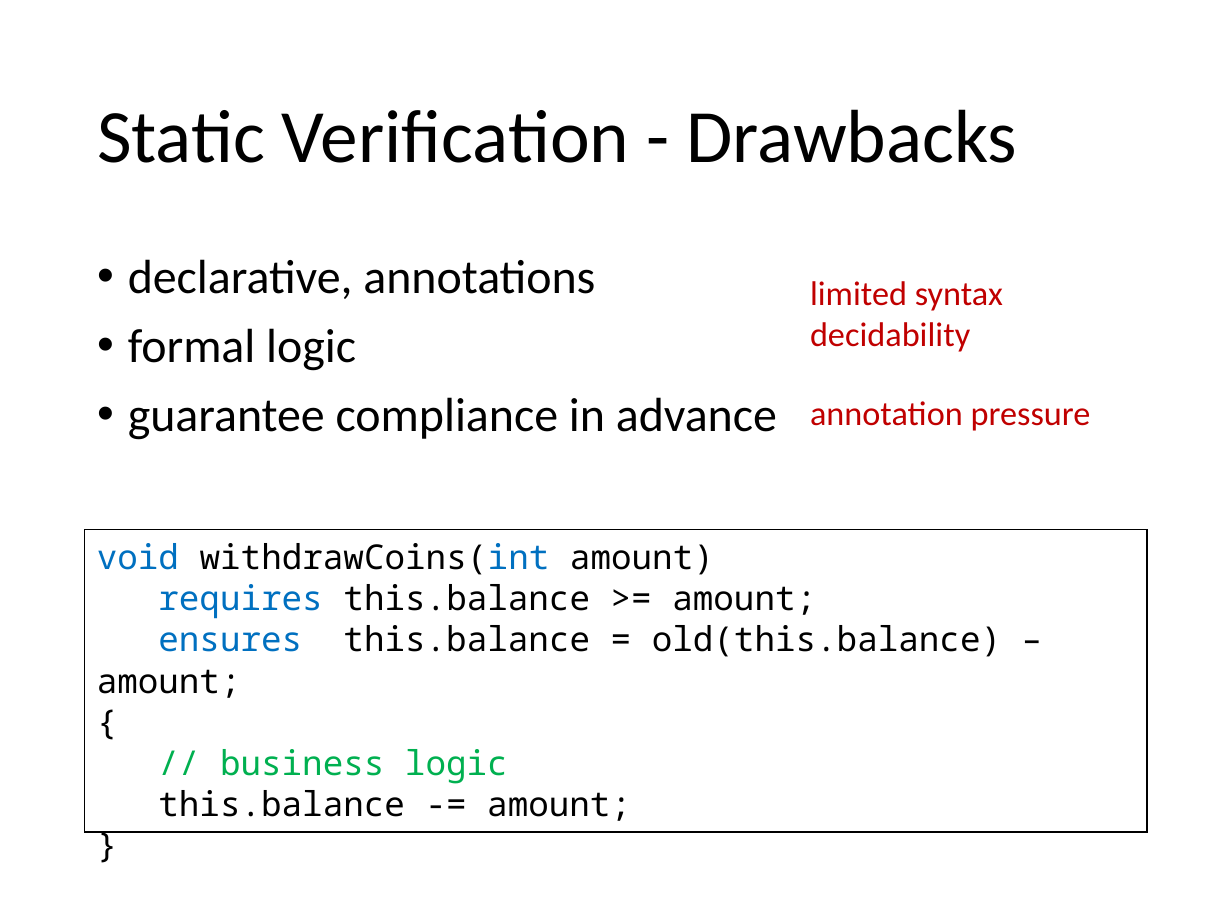
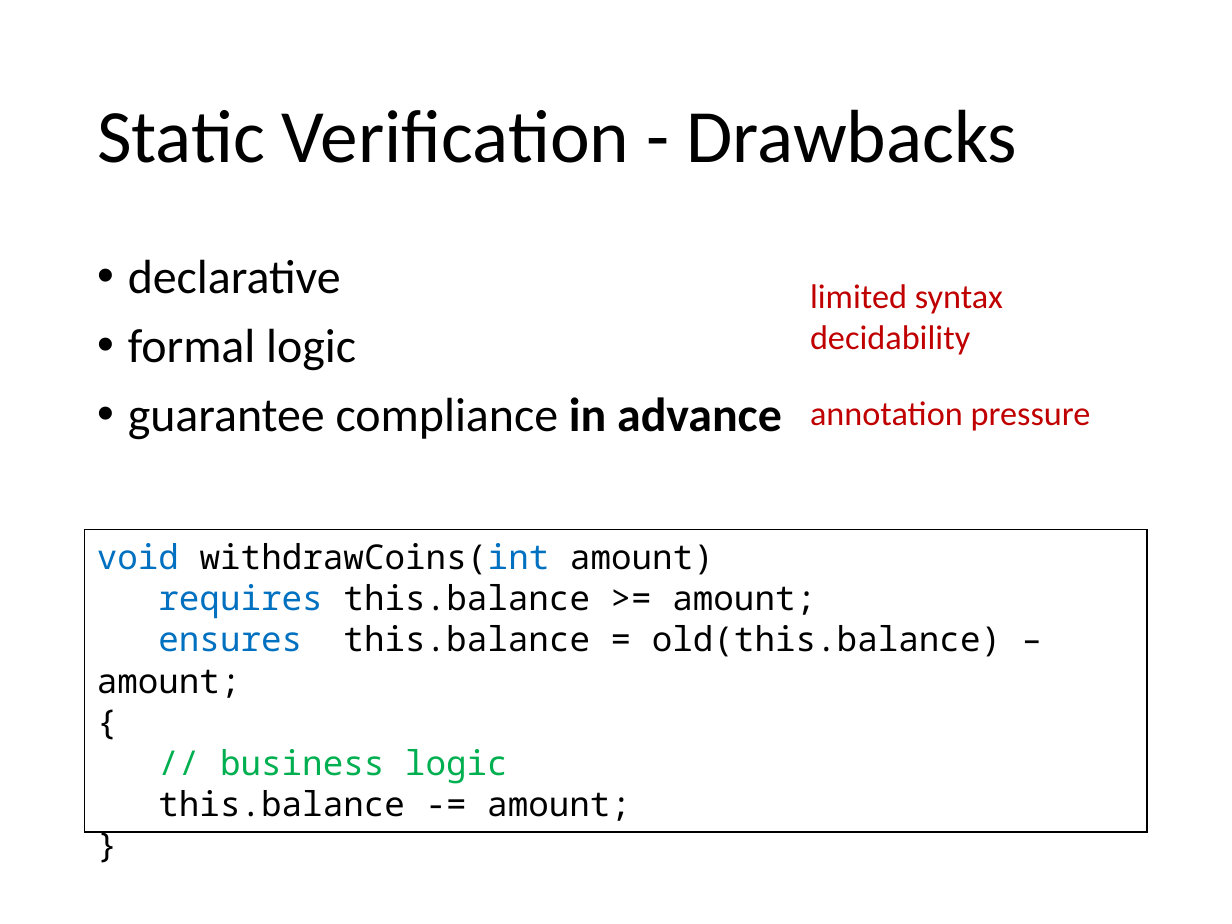
Before and after one commit to olydis/GradVerThesis, a slide deck: slide 6 of presentation/PLunch.pptx. Drawn at 1232x924 pixels with LibreOffice and Linux fonts; fonts in the diff are those of the drawing. Boxes give left, top, right and bottom in pixels: in the first picture for what was removed or moved away, otherwise in the second. Text is boxed around its words. In the diff, an @@ line names an element or a change of style, - is before the commit and + after.

```diff
--- a/presentation/PLunch.pptx
+++ b/presentation/PLunch.pptx
@@ text at [128, 259, 341, 294]: text changed @@
-• declarative, annotations
+• declarative
@@ text at [128, 397, 782, 440]: bold on in "in advance" @@
```
Also in this commit, not shown: 3 other slides changed, 3 slides added, 2 other files.
